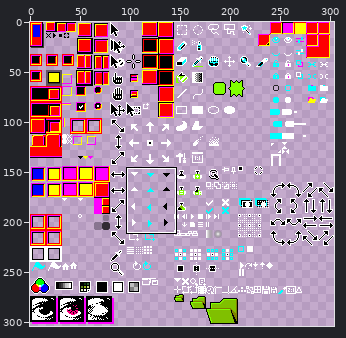
One commit to this sprite sheet: Aseprite 95/template-dark/sheet.png. The picture above shows the old version from afar; the outline marks the close-up.
Close-up. Before the edit:
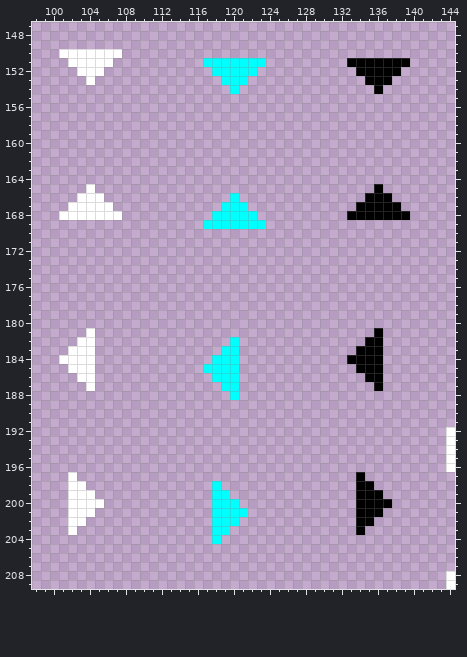
The file is 304x304 pixels. Pixels under 10% opacity are left out. Colours within 5 levels of each other are drawn and written as one. Shown: x 98..144, y 147..209.
New version:
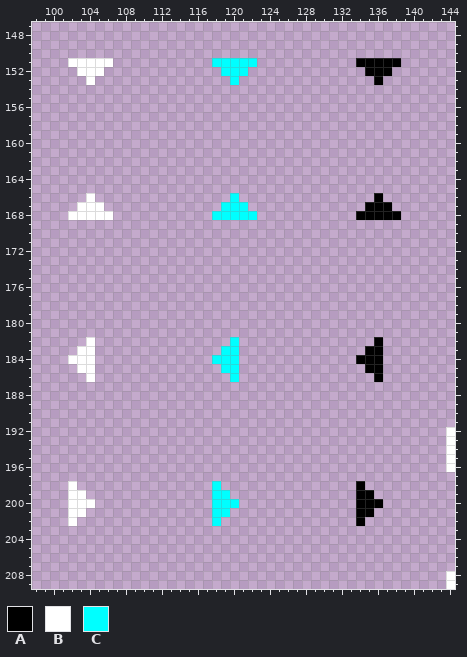
Palette (. is transparent): A #000000  B #ffffff  C #00ffff
Log entry: Fix dropdown arrows in the dark tempalate
What changed:
Changed rows in their new state; - is an unchanged pixel.
first column x 101:
150 .......--------------------------------
151 ----------------.-----.---------.-----.
152 -----------------.---.-----------.---.-
153 ------------------.-.-------------.-.--
154 -------------------.---------------.---
first column x 101:
165 ---.-------------------------------.---
166 --.-.-----------------------------.-.--
167 -.---.---------------------------.---.-
168 .-----.-------------------------.-----.
169 ----------------.......----------------
first column x 101:
181 ---.-------------------------------.
182 --.-------------------------------.-
183 -.-------------------------------.--
184 .-------------------------------.---
185 -.--------------..---------------.--
186 --.--------------..---------------.-
187 ---.--------------..---------------.
188 -------------------.----------------
first column x 102:
197 .-------------------------------.---
198 -.-------------------------------.--
199 --.-------------------------------.-
200 ---.-------------------------------.
201 --.---------------..--------------.-
202 -.---------------..--------------.--
203 .---------------..--------------.---
204 ----------------.-------------------
